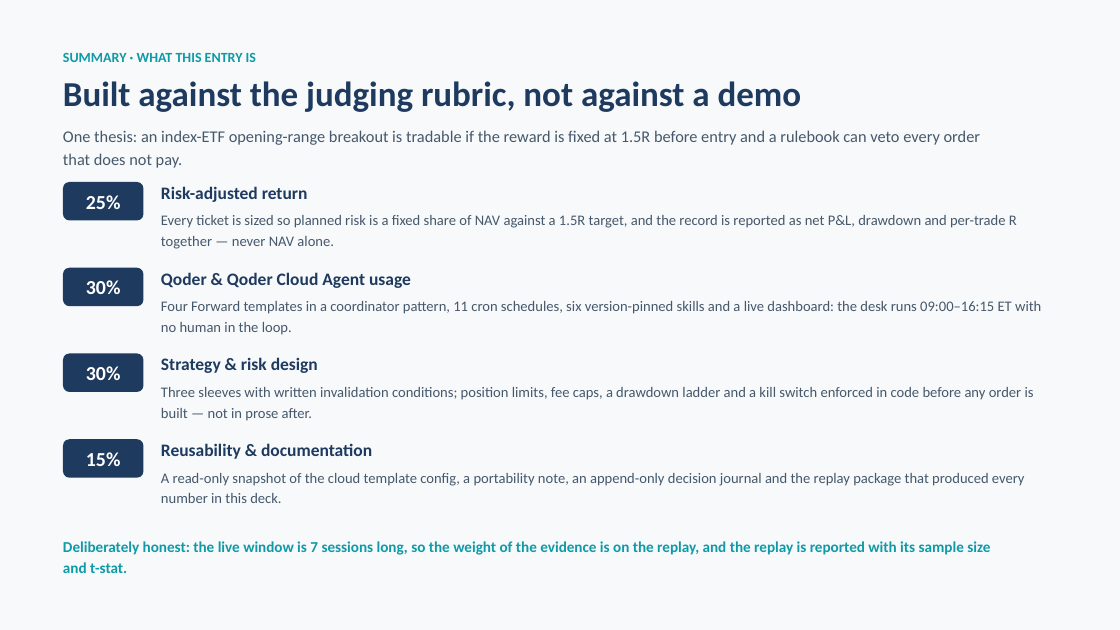
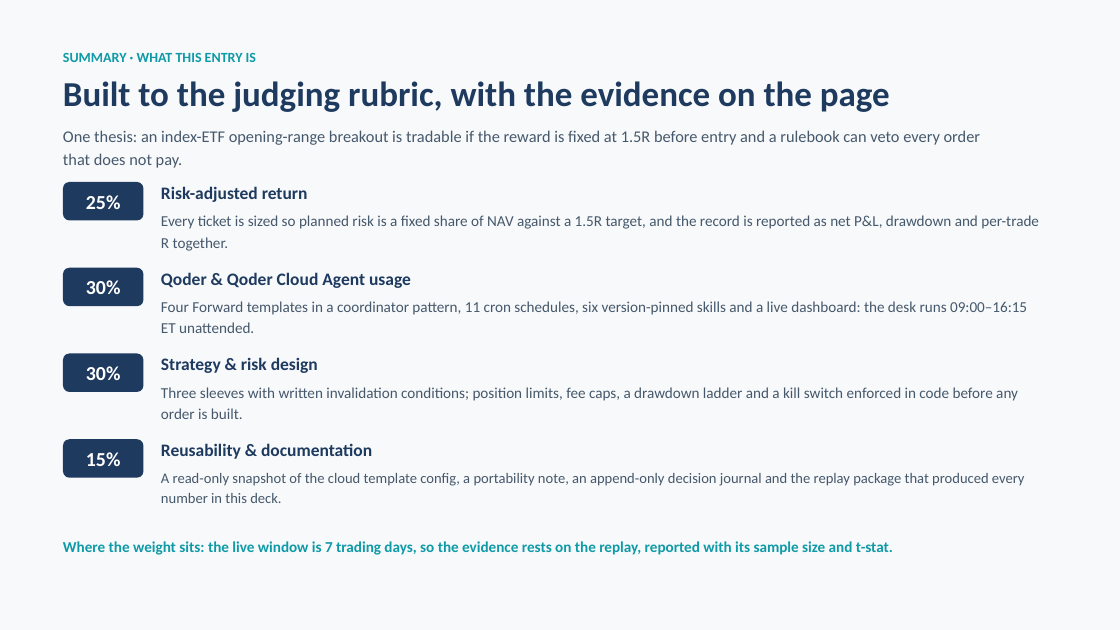
Before and after one commit to lzblue/qoder-trend-desk, a slide deck: slide 2 of qoder-trend-desk-submission.pptx. Drawn at 1120x630 pixels with LibreOffice and Linux fonts; fonts in the diff are those of the drawing. Boxes give left, top, right and bottom in pixels: in the first picture for what was removed or moved away, otherwise in the second. Text is boxed around its words. In the diff, an @@ line names an element or a change of style, - is before the commit and + after.

```diff
--- a/qoder-trend-desk-submission.pptx
+++ b/qoder-trend-desk-submission.pptx
@@ text at bbox=[63, 81, 890, 112]: text changed @@
-Built against the judging rubric, not against a demo
+Built to the judging rubric, with the evidence on the page
@@ text at bbox=[161, 215, 1039, 251]: text changed; size 12.5 to 13 pt @@
-Every ticket is sized so planned risk is a fixed share of NAV against a 1.5R target, and the record is reported as net P&L, drawdown and per-trade R together — never NAV alone.
+Every ticket is sized so planned risk is a fixed share of NAV against a 1.5R target, and the record is reported as net P&L, drawdown and per-trade R together.
@@ text at bbox=[161, 301, 1027, 333]: text changed; size 12.5 to 13 pt @@
-Four Forward templates in a coordinator pattern, 11 cron schedules, six version-pinned skills and a live dashboard: the desk runs 09:00–16:15 ET with no human in the loop.
+Four Forward templates in a coordinator pattern, 11 cron schedules, six version-pinned skills and a live dashboard: the desk runs 09:00–16:15 ET unattended.
@@ text at bbox=[161, 387, 1018, 419]: text changed; size 12.5 to 13 pt @@
-Three sleeves with written invalidation conditions; position limits, fee caps, a drawdown ladder and a kill switch enforced in code before any order is built — not in prose after.
+Three sleeves with written invalidation conditions; position limits, fee caps, a drawdown ladder and a kill switch enforced in code before any order is built.
@@ text at bbox=[63, 541, 893, 555]: text changed @@
-Deliberately honest: the live window is 7 sessions long, so the weight of the evidence is on the replay, and the replay is reported with its sample size and t-stat.
+Where the weight sits: the live window is 7 trading days, so the evidence rests on the replay, reported with its sample size and t-stat.
```
Also in this commit, not shown: 7 other slides changed, 4 other files.
